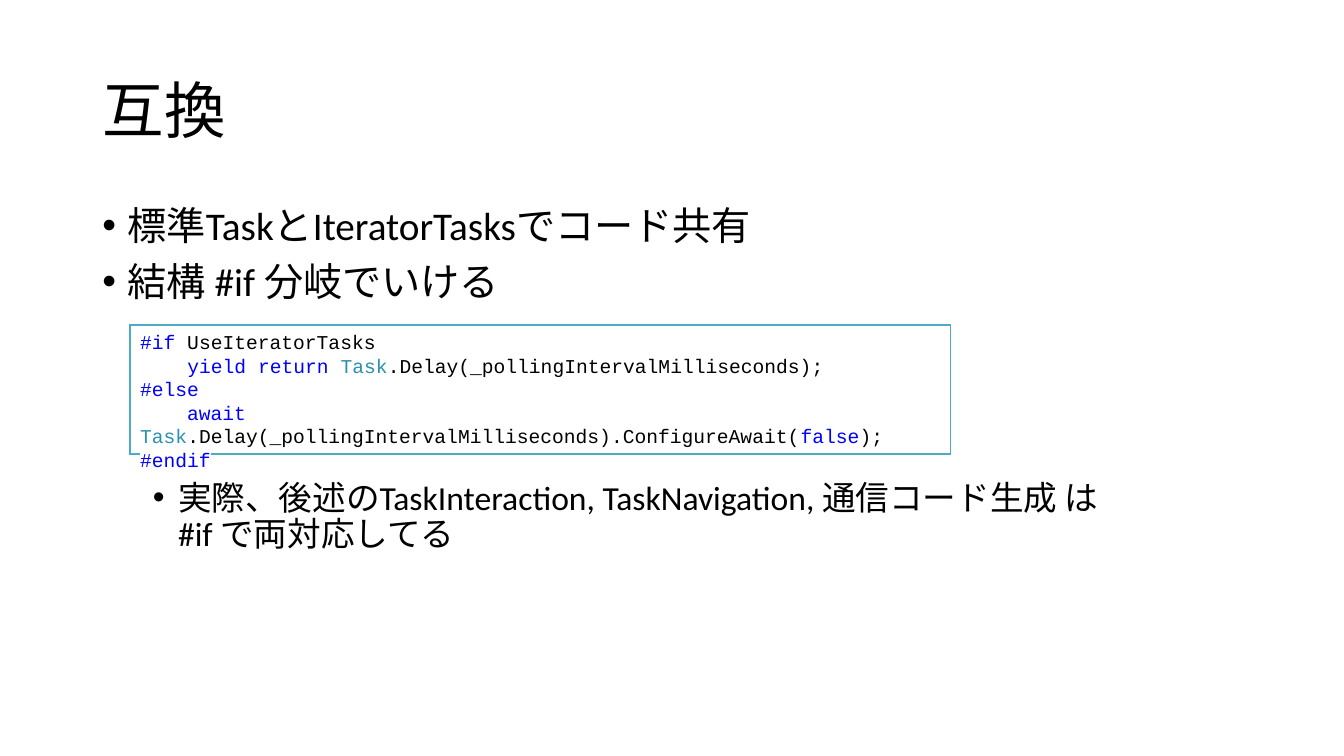
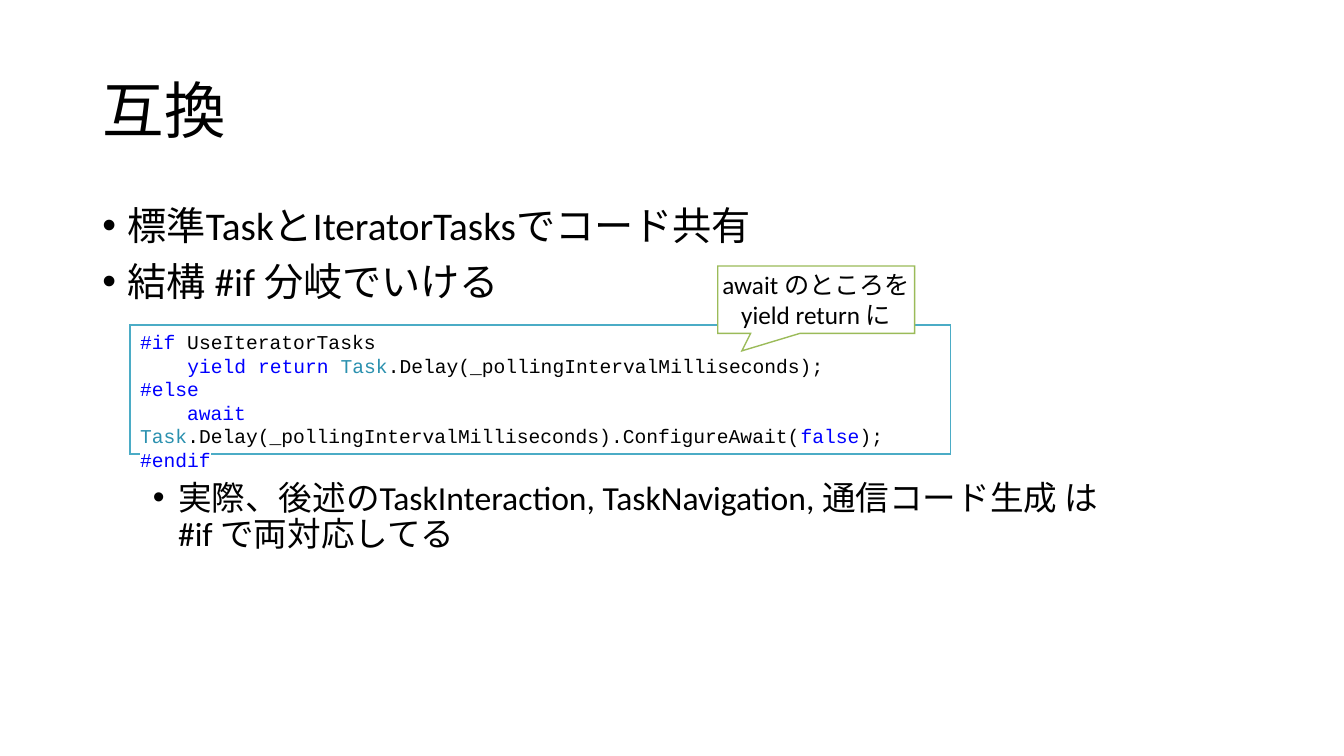
Before and after one commit to ppcuni/UnityCsharp20150321, a slide deck: slide 16 of doc/自社フレームワーク.pptx. Drawn at 1344x756 pixels with LibreOffice and Linux fonts; fonts in the diff are those of the drawing. Boxes give left, top, right and bottom in pixels: in the first picture for what was removed or moved away, otherwise in the second. Text is boxed around its words. In the diff, an @@ line names an element or a change of style, - is before the commit and + after.

```diff
--- a/doc/自社フレームワーク.pptx
+++ b/doc/自社フレームワーク.pptx
@@ speech box added at <box>718,266,914,334</box>, fill #FFFFFF, outline #9BBB59 1 pt, 18 pt, text #000000 @@
+await のところを
+yield return に
```
Also in this commit, not shown: 9 other slides changed, 2 slides added.
